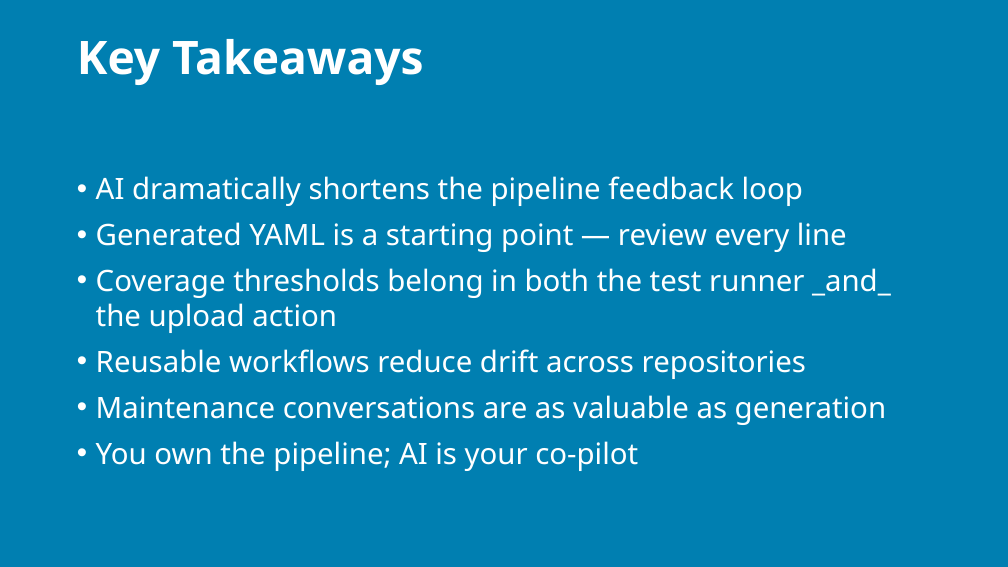
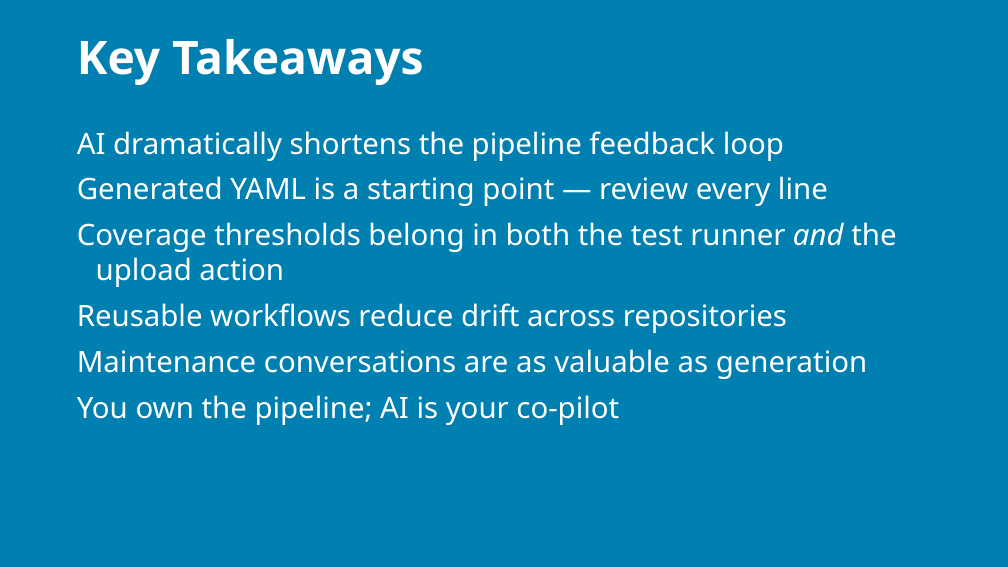
Before and after one commit to j0hnnymiller/AI-Assisted-Software-Development, a slide deck: slide 79 of slides/output/aiasd-311-monday-draft.pptx. Drawn at 1008x567 pixels with LibreOffice and Linux fonts; fonts in the diff are those of the drawing; background and template pictures are left out. Boxes give left, top, right and bottom in pixels: in the first picture for what was removed or moved away, otherwise in the second. Text is boxed around its words. In the diff, an @@ line names an element or a change of style, - is before the commit and + after.

Commit message:
feat: add markdown rendering regression coverage
Adds a dedicated markdown rendering regression deck with provenance
logs, wires it into the Monday manifest, extends generate_pptx.py
to handle more markdown inline styles and fenced code blocks, and
updates the generated Monday PPTX for validation.

```diff
--- a/slides/output/aiasd-311-monday-draft.pptx
+++ b/slides/output/aiasd-311-monday-draft.pptx
@@ text at (x1=77, y1=131, x2=867, y2=425): bullet • to none @@
@@ text at (x1=77, y1=222, x2=896, y2=287): text changed @@
-• Coverage thresholds belong in both the test runner _and_ the upload action
+Coverage thresholds belong in both the test runner and the upload action
```
Also in this commit, not shown: 151 other slides changed, 10 slides added, 1 slide removed, 5 other files.
